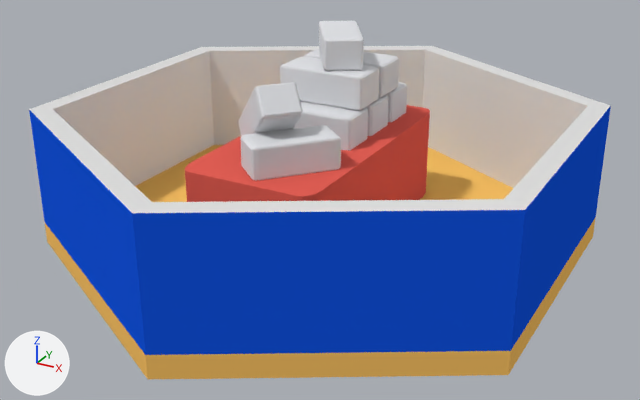
What one commit did to the Blender file BlenderModels/beeswaxFactory.blend.
Camera for both pictures: a camera (50 mm lens) standing at (0.702, -1.283, 0.7) and looking at (0.017, -0.038, 0.077). Arrows for +X, +Y and +Z are at lower left; the lights stay in place.

Names of what the first picture shows: 'Cube.008', 'HexFloor'.
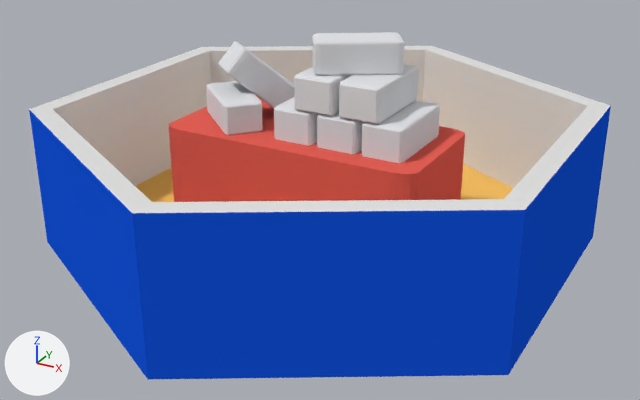
Location of each change, [x1, y1, x2, y2] in pixels of the pictures (640 x 400 px; the box of a moved part takes in the faces that stretch with it):
'beewaxbricks', added: after [168, 32, 465, 202]
    faces in mat_beeswaxbrick_008 (white #e2e3e7): [206, 32, 440, 163]
    faces in mat_table (red #e76156): [168, 95, 465, 202]
'Cube.008', deleted: before [185, 21, 430, 202]
    faces in mat_table (red #e76156): [185, 105, 430, 202]
    faces in mat_beeswaxbrick_004 (white #e2e3e7): [240, 125, 341, 181]
    faces in mat_beeswaxbrick_006 (white #e2e3e7): [280, 57, 379, 110]
    faces in mat_beeswaxbrick_007 (white #e2e3e7): [238, 82, 303, 136]
    faces in mat_beeswaxbrick_008 (white #e2e3e7): [319, 21, 364, 71]
part 1 of me_cylinder, moved or reshaped: [165, 46, 491, 205] in both
part 2 of me_cylinder, recoloured (orange to blue): [45, 217, 596, 379] in both

The change in detail:
me_cylinder is used by ob_hexfloor; location (0.0, 0.0, 0.0); scale (0.5, 0.5, 0.02).
me_cylinder had 72 vertices, 36 faces and spanned x -0.87..0.87, y -1.0..1.0, z -1.0..11.61.
me_cylinder now has 84 vertices, 36 faces and spans x -0.87..0.87, y -1.0..1.0, z -1.0..11.61.
Part 1, on me_cylinder:
24 faces are deleted.
12 vertices are added at x -0.87..0.87, y -1.0..1.0, z -1.0..1.0.
2 new faces join them, mat_rim (white #e7e7e7).
12 new faces join them, mat_interiririr_wall (white #e7e7e7).
8 new faces join them, mat_wall (blue #1656e7).
2 new faces join them, mat_material (orange #ffc666).
me_cylinder part 2: 6 faces spanning x -0.87..0.87, y -1.0..1.0, z -1.0..1.0 switch from mat_material (orange #ffc666) to mat_wall (blue #1656e7).
me_cylinder no longer uses material mat_bottom_inter_wall (white #e7e7e7).
Mesh me_cube_008 is new.
It has 496 vertices, 458 faces and spans x -6.65..6.18, y -3.7..3.38, z -5.66..7.04.
Faces by material slot: [432, 26].
It uses material mat_beeswaxbrick_008 (white #e2e3e7).
It uses material mat_table (red #e76156).
Object 'Cube.008' (ob_cube_008) is deleted.
Object 'beewaxbricks' (ob_beewaxbricks) is new; it shows me_cube_008.
Its location is (-0.001, 0.001, 0.167).
Its rotation in degrees is (0, 0, -58).
Its scale is (0.0339, 0.0728, 0.0277).
